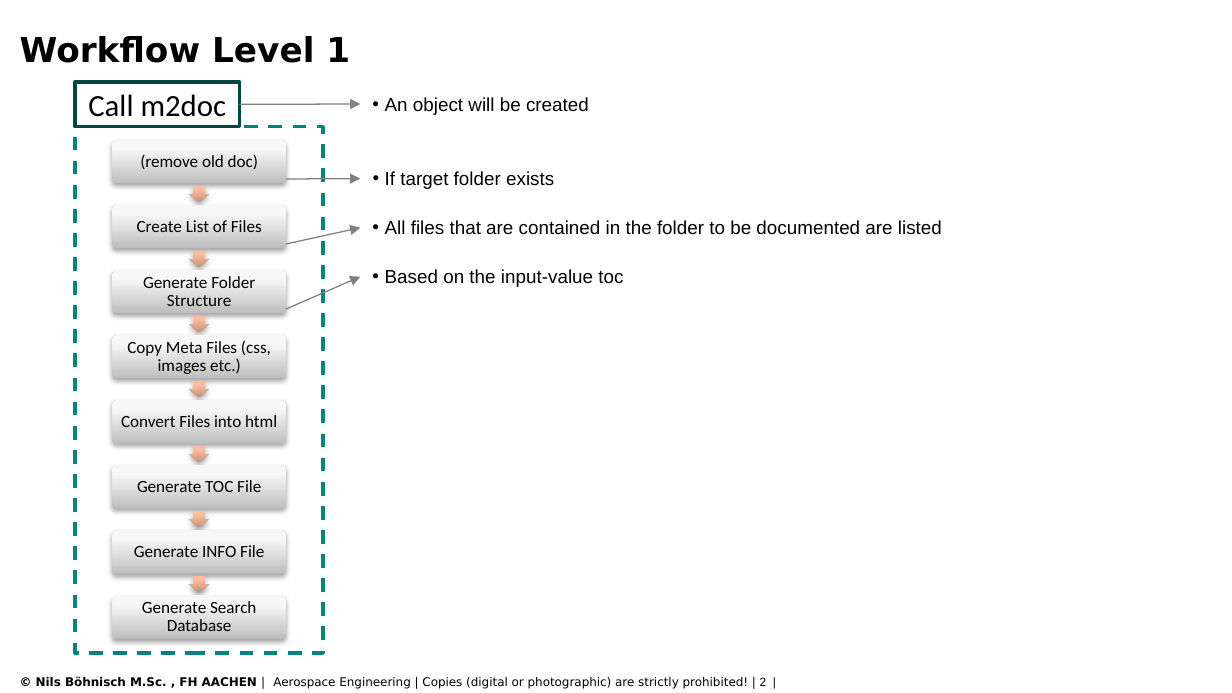
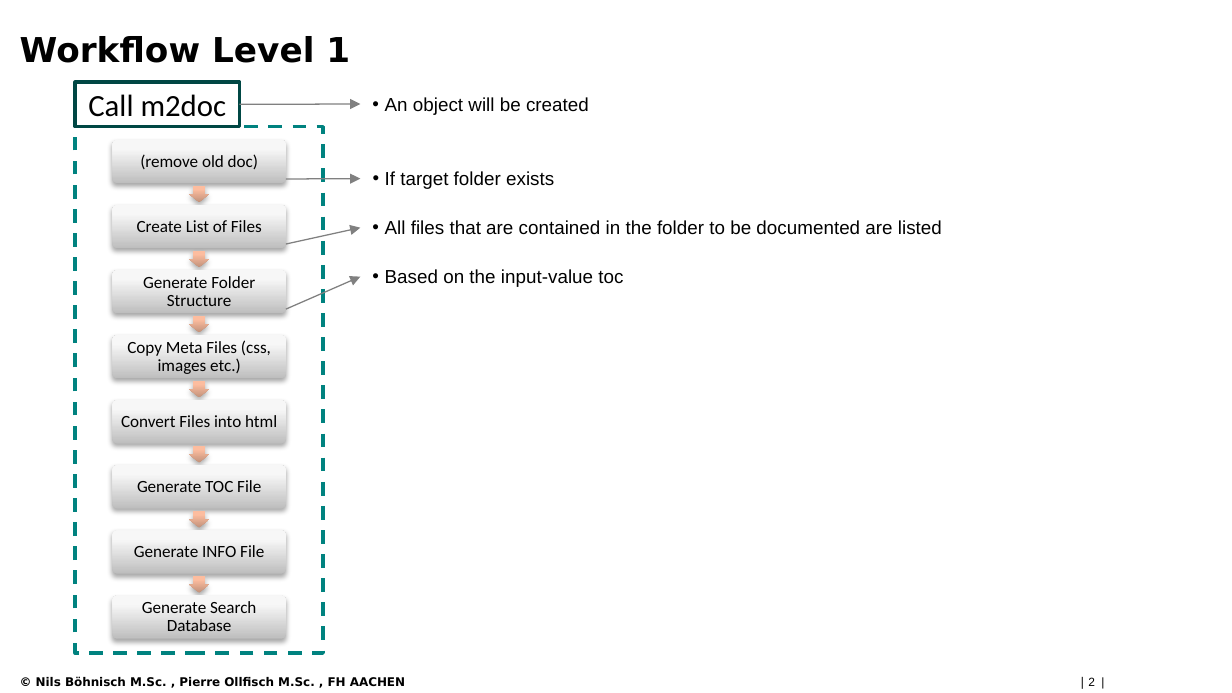
Before and after one commit to nilsBoeAc/m2docgen, a slide deck: slide 2 of help/m2doc_Workflow_V100_21-06-17.pptx. Drawn at 1232x693 pixels with LibreOffice and Linux fonts; fonts in the diff are those of the drawing; background and template pictures are left out. Boxes give left, top, right and bottom in pixels: in the first picture for what was removed or moved away, otherwise in the second. Text is boxed around its words. In the diff, an @@ line names an element or a change of style, - is before the commit and + after.

```diff
--- a/help/m2doc_Workflow_V100_21-06-17.pptx
+++ b/help/m2doc_Workflow_V100_21-06-17.pptx
@@ text at bbox=[36, 677, 1095, 686]: text changed; bold on @@
-© Nils Böhnisch M.Sc. , FH AACHEN | Aerospace Engineering | Copies (digital or photographic) are strictly prohibited! | 2 |
+© Nils Böhnisch M.Sc. , Pierre Ollfisch M.Sc. , FH AACHEN | 2 |
```
Also in this commit, not shown: 4 other slides changed, 3 other files.
